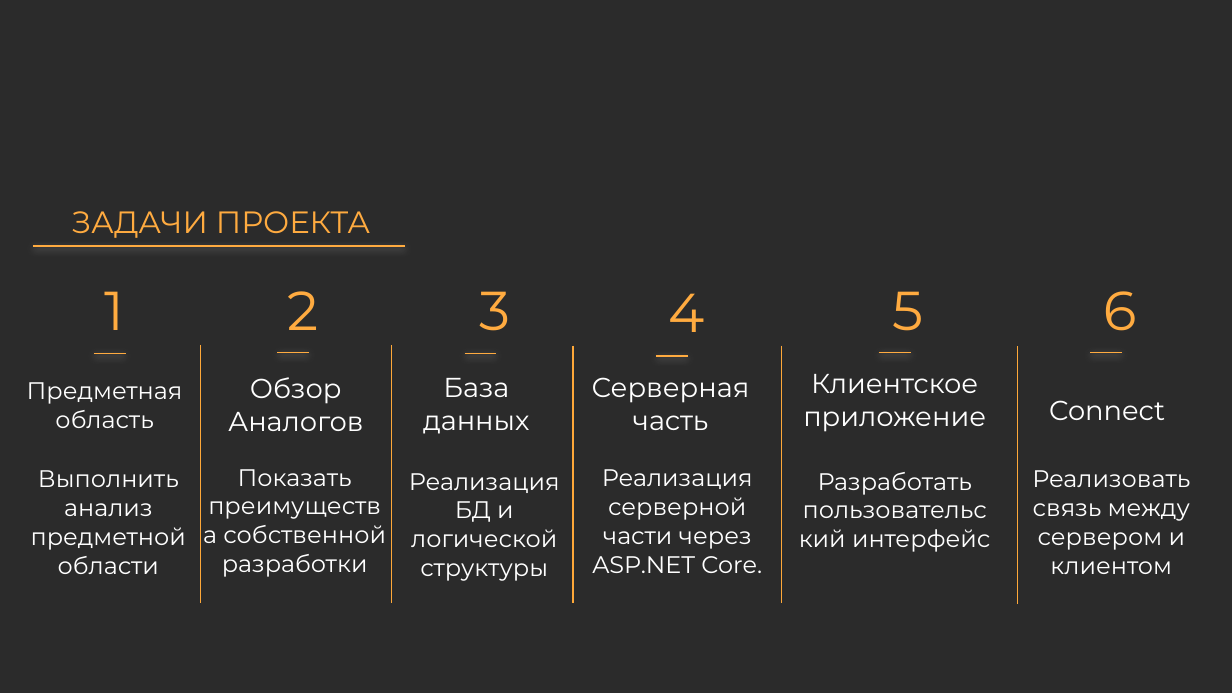
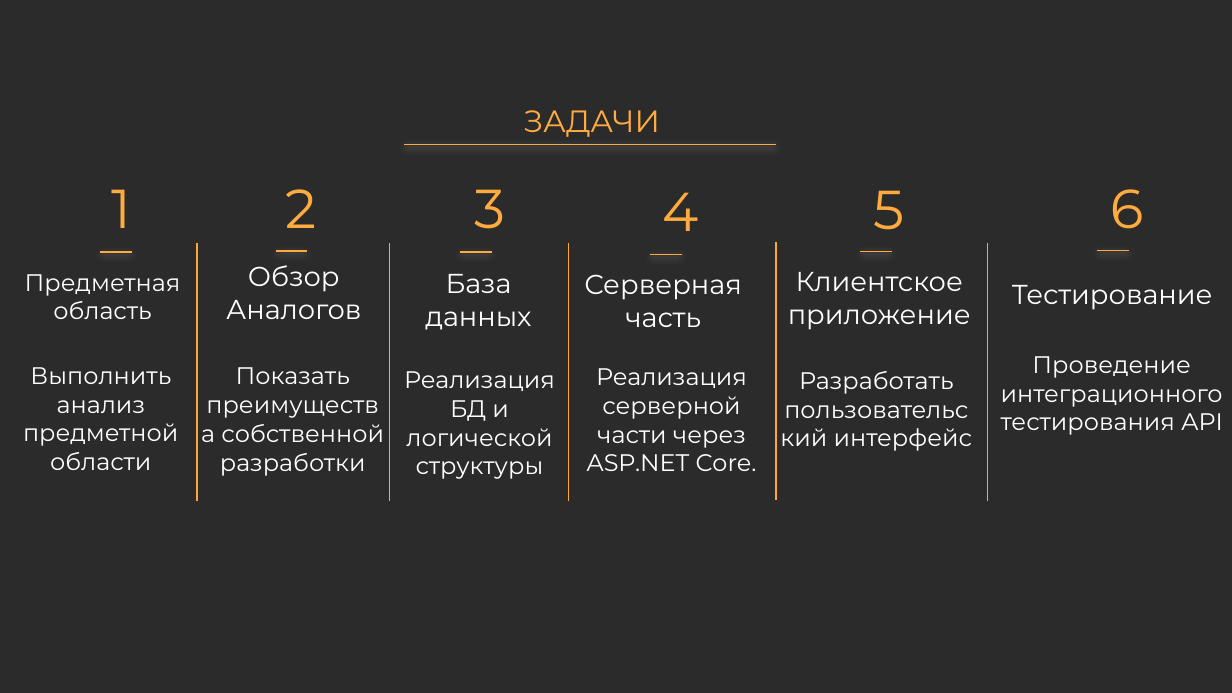
Before and after one commit to Bikmacs/CafeSystem, a slide deck: slide 4 of Docs/Презентация системы кафе.pptx. Drawn at 1232x693 pixels with LibreOffice and Linux fonts; fonts in the diff are those of the drawing; background and template pictures are left out; a plain dark background stands for a picture behind light text. Boxes give left, top, right and bottom in pixels: in the first picture for what was removed or moved away, otherwise in the second. Text is boxed around its words. In the diff, an @@ line names an element or a change of style, - is before the commit and + after.

```diff
--- a/Docs/Презентация системы кафе.pptx
+++ b/Docs/Презентация системы кафе.pptx
@@ text at [524, 110, 660, 137]: text changed @@
-ЗАДАЧИ ПРОЕКТА
+ЗАДАЧИ
@@ line moved from (33, 246) - (405, 246) to (404, 144) - (776, 144) @@
@@ title "2": place and size @@
-title "2" at [287, 291, 318, 330]
+title "2" at [285, 189, 316, 228]
@@ title "Предметная область": place and size @@
-title "Предметная область" at [27, 382, 183, 428]
+title "Предметная область" at [25, 274, 181, 319]
@@ 2 lines, 1 title, 1 text: place and size @@
-2 lines, 1 title, 1 text at [94, 291, 1137, 354]
+2 lines, 1 title, 1 text at [100, 189, 1143, 253]
@@ 4 lines, 3 texts, 1 subtitle, 1 title: place and size @@
-4 lines, 3 texts, 1 subtitle, 1 title at [201, 291, 762, 602]
+4 lines, 3 texts, 1 subtitle, 1 title at [197, 189, 757, 501]
@@ title "Обзор Аналогов": place and size @@
-title "Обзор Аналогов" at [228, 377, 364, 431]
+title "Обзор Аналогов" at [226, 265, 362, 319]
@@ line moved from (277, 352) - (309, 352) to (276, 251) - (307, 251) @@
@@ title "База данных": place and size @@
-title "База данных" at [423, 378, 529, 434]
+title "База данных" at [425, 274, 531, 330]
@@ 2 lines, 1 text: place and size @@
-2 lines, 1 text at [573, 346, 782, 604]
+2 lines, 1 text at [568, 241, 776, 501]
@@ 2 texts, 1 line: place and size @@
-2 texts, 1 line at [818, 291, 990, 552]
+2 texts, 1 line at [799, 190, 972, 451]
@@ line moved from (1018, 346) - (1018, 605) to (987, 243) - (987, 501) @@
@@ text "Клиентское приложение": place and size @@
-text "Клиентское приложение" at [803, 374, 986, 432]
+text "Клиентское приложение" at [788, 272, 971, 330]
@@ text at [1012, 285, 1213, 310]: text changed @@
-Connect
+Тестирование
@@ subtitle "Выполнить анализ предметной области": place and size @@
-subtitle "Выполнить анализ предметной области" at [31, 470, 186, 574]
+subtitle "Выполнить анализ предметной области" at [23, 367, 178, 470]
@@ text at [1001, 356, 1223, 435]: text changed @@
-Реализовать связь между сервером и клиентом
+Проведение интеграционного тестирования API
```
Also in this commit, not shown: 7 other slides changed, 3 slides added, 1 slide removed, 13 other files.
